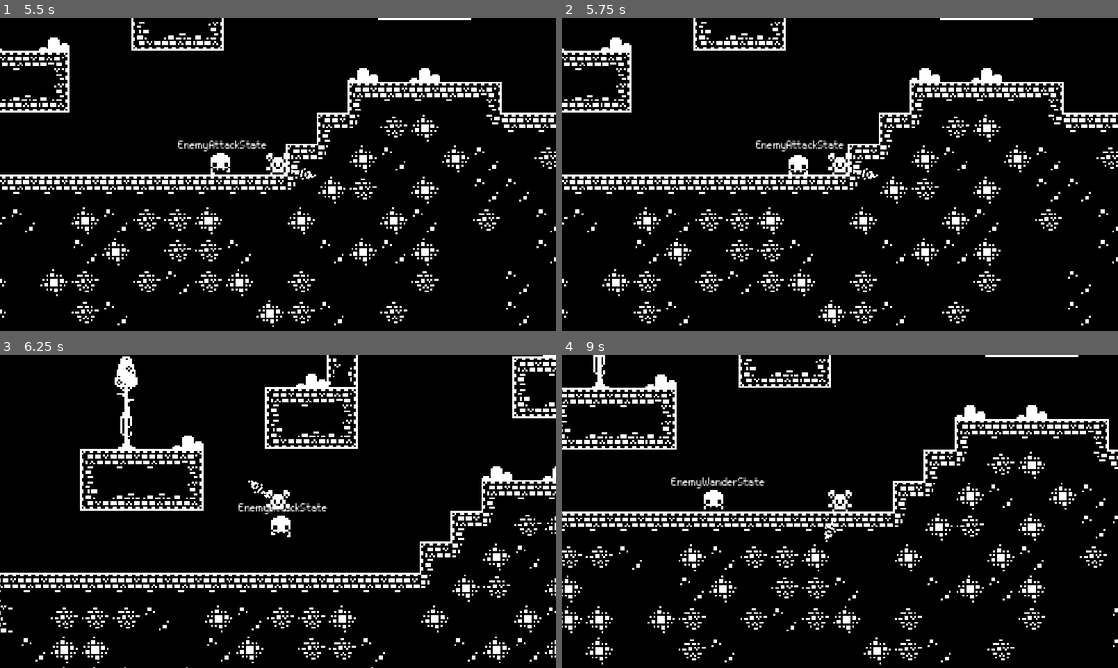
Above: before the commit, frames 1-4 (two rows, left to right).
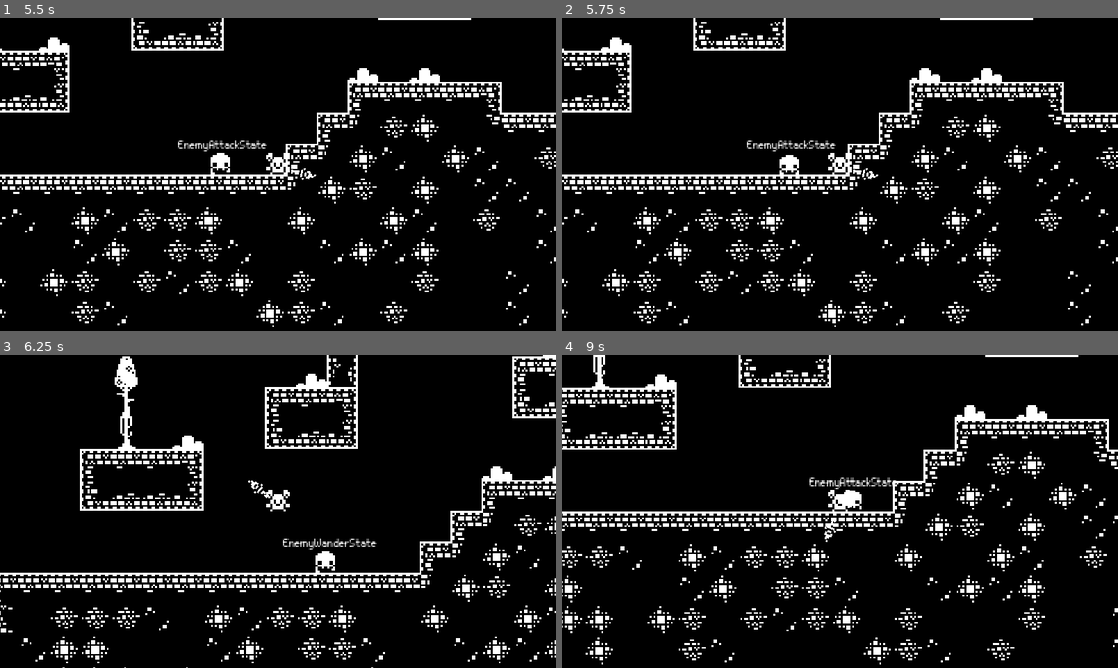
Above: after the commit, the same moments.

Repository: alpanka/1-Bit-Platformer
Game: Godot game, scene res://levels/world.tscn
Same seed, same stepped clock (60 frames per second), same inputs: the game is played once before the commit and once after it.
Inputs (mouse positions are in pixels of both pictures, inside the frame that each line leads up to):
- Up to frame 1 (5.5 s): tap Enter at 0.5 s; move the mouse to (400, 158) at 0.52 s; hold Right (ui_right) 0.53-2.03 s; tap Keypad Enter (attack) every 0.75 s from 0.6 to 5.1 s; tap Space (jump) at 0.77, 1.52, 3.02, 3.77, 4.52 s; move the mouse to (166, 190) at 1.27 s; move the mouse to (333, 105) at 2.02 s; hold Left (ui_left) 2.03-2.78 s; move the mouse to (250, 237) at 2.77 s; hold Right (ui_right) 2.78-4.28 s; move the mouse to (444, 221) at 3.52 s; move the mouse to (111, 127) at 4.27 s; hold Left (ui_left) 4.28-5.03 s; move the mouse to (305, 174) at 5.02 s; hold Right (ui_right) from 5.03 s (still down)
- Up to frame 2 (5.75 s): keep holding Right (ui_right)
- Up to frame 3 (6.25 s): move the mouse to (194, 433) at 5.77 s; release Right (ui_right) at 5.78 s; hold Left (ui_left) from 5.78 s (still down); tap Keypad Enter (attack) at 5.85 s; tap Space (jump) at 6.02 s
- Up to frame 4 (9 s): move the mouse to (962, 495) at 6.52 s; tap Keypad Enter (attack) every 0.75 s from 6.6 to 8.85 s; tap Space (jump) at 6.77, 7.52 s; move the mouse to (728, 527) at 7.27 s; release Left (ui_left) at 7.28 s; hold Right (ui_right) from 7.28 s (still down); move the mouse to (895, 442) at 8.02 s; move the mouse to (812, 574) at 8.77 s

Frame 1 is identical in both runs. In frame 2, 0.5% of the frame differs, in the area x 33-51%, y 39-50%; in frame 3, 0.8%; in frame 4, 0.8%, in the area x 19-61%, y 39-50%.

Commit message:
Fix IdleState attempting for state change
Turns out there is a timer that keep running, timing out.

Diff:
--- a/characters/enemies/_platformer_enemy_base.gd
+++ b/characters/enemies/_platformer_enemy_base.gd
@@ -17,9 +17,11 @@
 enum FOCUS {FREE, CHASE, ATTACK}
 var current_focus
 
+# Variables to see if player in range for CHASE
 var player_in_range: bool
 var detection_length: int
 
+# Variables to see if enemy can ATTACK
 var can_attack: bool
 var attack_range: float
 var damage_amount: float
@@ -51,29 +53,28 @@
 # Direction handler. Setting current direction based on state
 # direction and direction_target
 func direction_handler(_target: Vector2) -> void:
-	print("3: direction change ", direction, " ", _target)
 	self.direction = _target
-	print("4: direction set ", direction)
 
 
 #TODO needs work
 func attack():
-	var attack_target: Vector2
-	var current_pos: Vector2
-	attack_target = player_node.position - Vector2(20, 0)
+	var target_pos: Vector2
+	var self_pos: Vector2
+	target_pos = player_node.global_position
+	self_pos = global_position
 
 	if can_attack:
-		var tween: Tween = get_tree().create_tween()
-		tween.tween_property(self, "position", attack_target, 0.3)
-		tween.tween_property(self, "position", current_pos, 0.1)
+		self.velocity.x += 100
+
 
 
 # Update state.name when changed.
 # Signal from state_machine
 func _update_enemy_state_info(_new_state) -> void:
-	print(_new_state)
+	# Set current state name
 	current_state = _new_state
-	print(current_focus)
+
+	# Update focus based on current_state
 	match current_state:
 		"EnemyIdleState":
 			current_focus = FOCUS.FREE
@@ -83,5 +84,3 @@
 			current_focus = FOCUS.CHASE
 		"EnemyAttackState":
 			current_focus = FOCUS.ATTACK
-
-	print(current_focus)
--- a/controllers/state/enemy/enemy_idle_state.gd
+++ b/controllers/state/enemy/enemy_idle_state.gd
@@ -23,6 +23,7 @@
 func _set_idle_timer():
 	add_child(idle_timer)
 	idle_timer.name = "idle_timer"
+	idle_timer.one_shot = true
 	idle_timer.connect("timeout", _on_idle_timer_timeout)
 	idle_timer.wait_time = idle_duration
 	idle_timer.start()
--- a/controllers/state/state_machine.gd
+++ b/controllers/state/state_machine.gd
@@ -45,7 +45,7 @@
 
 func change_state(source_state: State, new_state_name: String):
 	if source_state != current_state:
-		print("Invalid change_state attempt on from ", \
+		print("Invalid change_state attempt from ", \
 		source_state.name, " to ", new_state_name)
 		return
 
